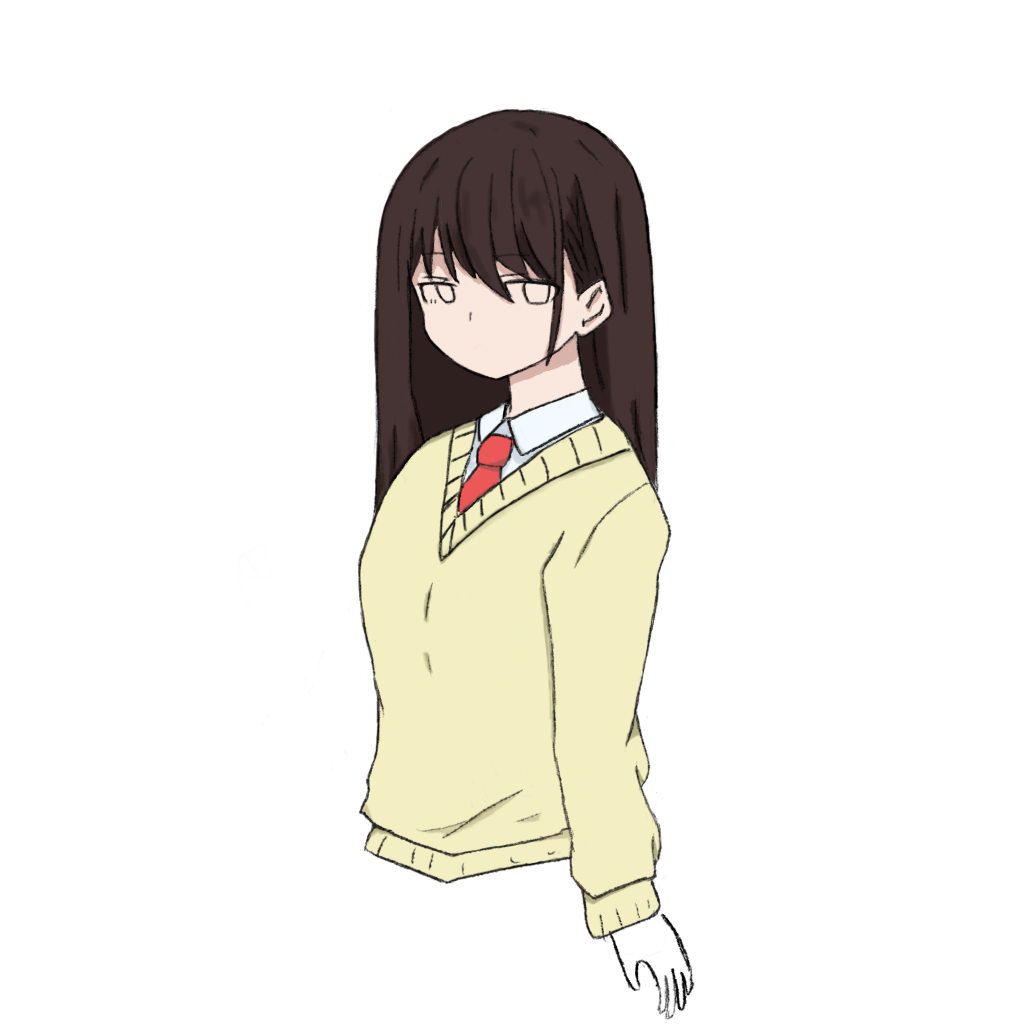
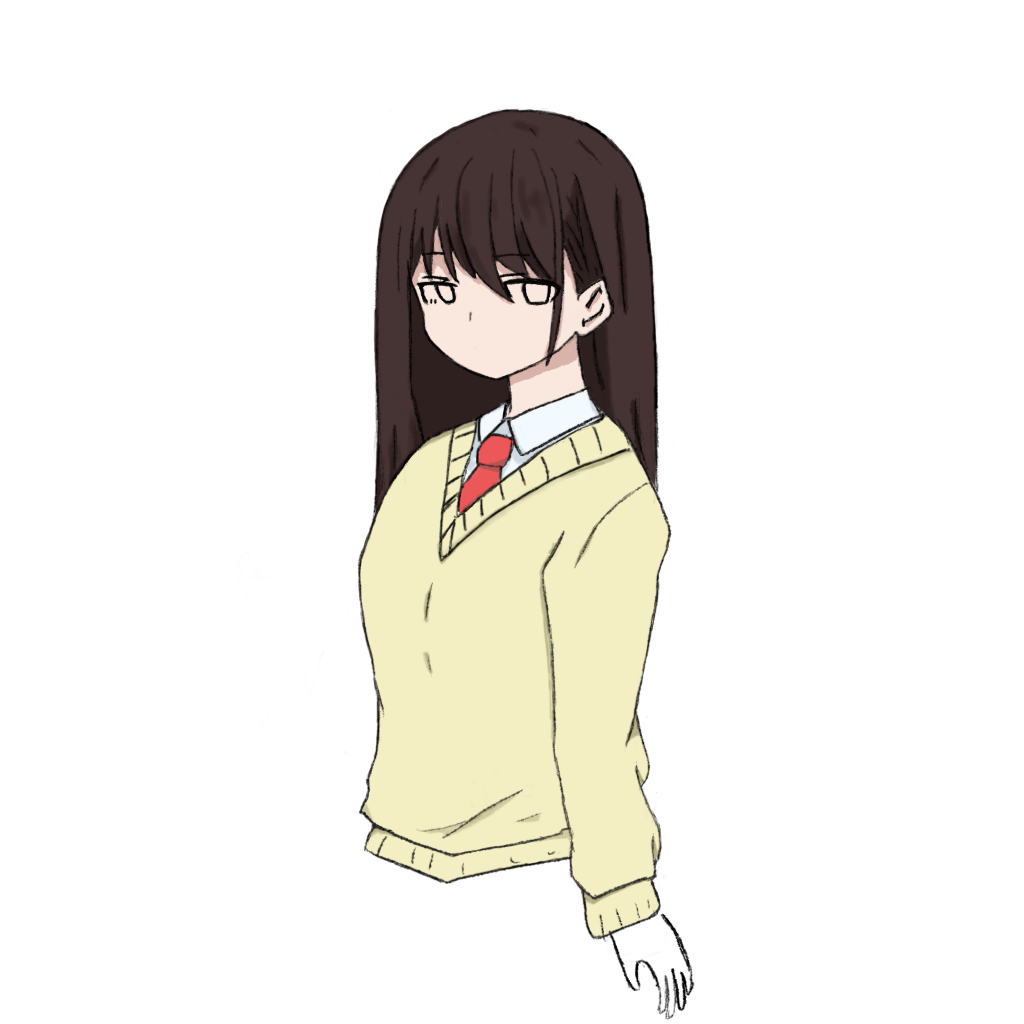
Layered file, before and after one edit (1024x1024). Changes by layer:
added group "1 copy 2" with 2 layers in group "눈,코,입_평범 눈 깜빡임" over [416, 251, 615, 327]
added layer "눈_" (2nd of 5, in "스케치" › "눈,코,입_평범 눈 깜빡임" › "1 copy 2") in group "1 copy 2" over [416, 251, 466, 314]
added layer "눈_오른쪽" (2nd of 5, in "스케치" › "눈,코,입_평범 눈 깜빡임" › "1 copy 2") in group "1 copy 2" over [430, 252, 615, 327]
added group "1 copy" with 2 layers in group "눈,코,입_평범 눈 깜빡임" over [416, 251, 615, 327]
added layer "눈_" (3rd of 5, in "스케치" › "눈,코,입_평범 눈 깜빡임" › "1 copy") in group "1 copy" over [416, 251, 466, 314]
added layer "눈_오른쪽" (3rd of 5, in "스케치" › "눈,코,입_평범 눈 깜빡임" › "1 copy") in group "1 copy" over [430, 252, 615, 327]
